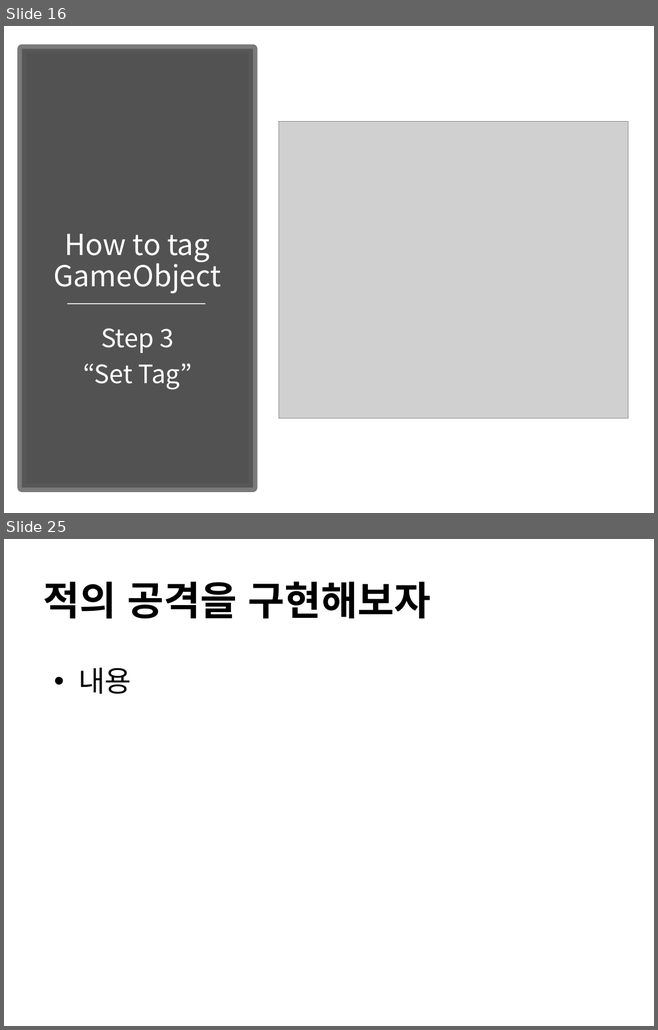
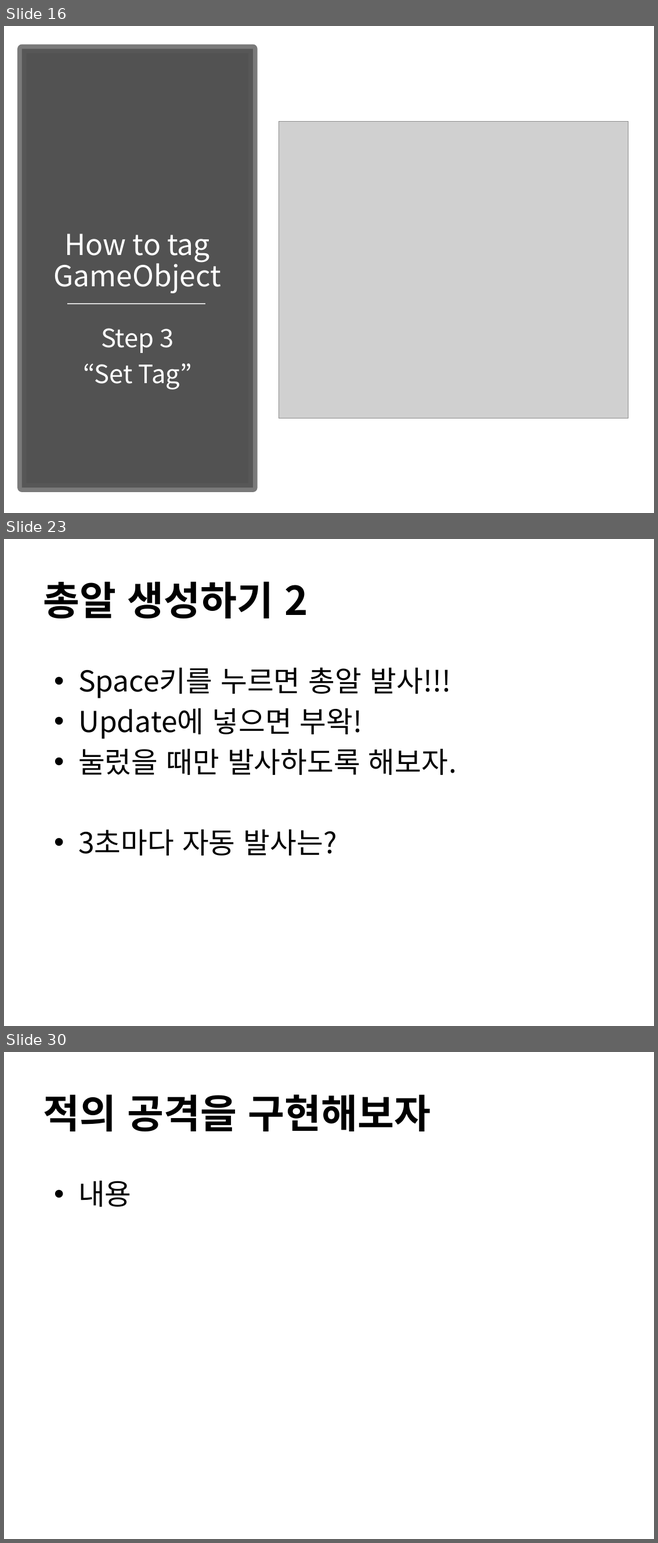
Before and after one commit to IamGroooooot/cien-unity-2019, a slide deck: 2주차.pptx. Shown one above the other, each under a label of ours: slides 16 and 25 before the commit, slides 16, 23 and 30 after it; the slides between them are not shown. The pictures are 658x1030 and 658x1543 pixels, drawn with LibreOffice and Linux fonts; fonts in the diff are those of the drawing; grey boxes stand for pictures. Boxes give left, top, right and bottom in pixels: in the first picture for what was removed or moved away, otherwise in the second. Text is boxed around its words. In the diff, an @@ line names an element or a change of style, - is before the commit and + after.

```diff
--- a/2주차.pptx
+++ b/2주차.pptx
@@ slide 23 added at <box>4,539,654,1026</box>, background #FFFFFF @@
@@ title added at <box>43,581,308,618</box>, 44 pt, text #000000, bold @@
+총알 생성하기 2
@@ text added at <box>78,667,456,856</box>, 32 pt, text #000000 @@
+• Space키를 누르면 총알 발사!!!
+• Update에 넣으면 부왁!
+• 눌렀을 때만 발사하도록 해보자.
+• 3초마다 자동 발사는?
@@ what was slide 25 is now slide 30 @@
```
Also in this commit, not shown: 9 slides changed, 4 other slides added.
